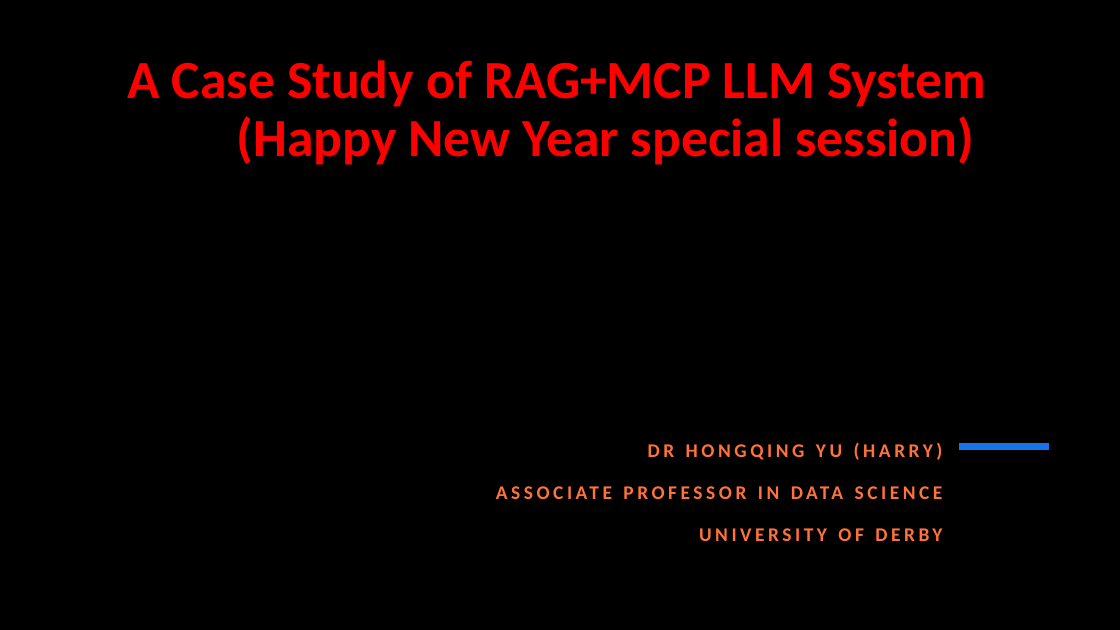
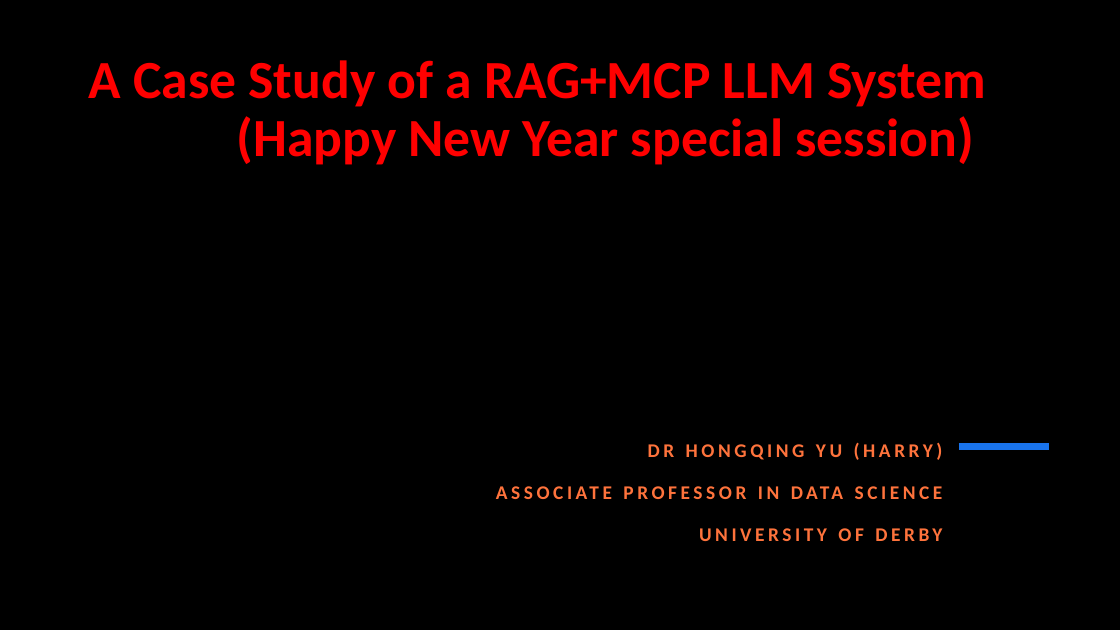
Before and after one commit to ctsallis/frontiers_in_ai_and_data_science, a slide deck: slide 1 of content/Lectures/Semester 1/Week 17-18/1 Lecture/1.18 A Case Study of a RAG and MCP LLM System (Lecture).pptx. Drawn at 1120x630 pixels with LibreOffice and Linux fonts; fonts in the diff are those of the drawing; background and template pictures are left out. Boxes give left, top, right and bottom in pixels: in the first picture for what was removed or moved away, otherwise in the second. Text is boxed around its words. In the diff, an @@ line names an element or a change of style, - is before the commit and + after.

```diff
--- a/content/Lectures/Semester 1/Week 17-18/1 Lecture/1.18 A Case Study of a RAG and MCP LLM System (Lecture).pptx
+++ b/content/Lectures/Semester 1/Week 17-18/1 Lecture/1.18 A Case Study of a RAG and MCP LLM System (Lecture).pptx
@@ title at (89,60,986,165): text changed @@
-A Case Study of RAG+MCP LLM System (Happy New Year special session)
+A Case Study of a RAG+MCP LLM System (Happy New Year special session)
```
Also in this commit, not shown: 3 other slides changed, 1 other file.
